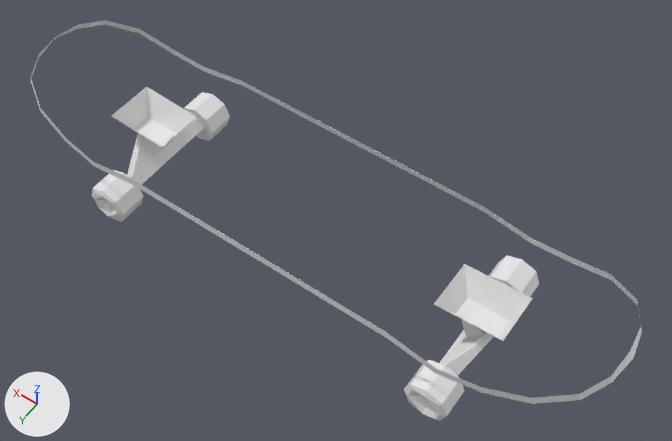
What one commit did to the Blender file models/skateboard.blend.
The view is the same before and after, from a camera (50 mm lens) standing at (-1.32, 1.66, 2.61) and looking at (-0.1, -0.05, -0.07). Lighting does not change. The marker at lower left points along +X, +Y and +Z.

In view in the first picture: 'Trucks', 'Wheels', 'Wood'.
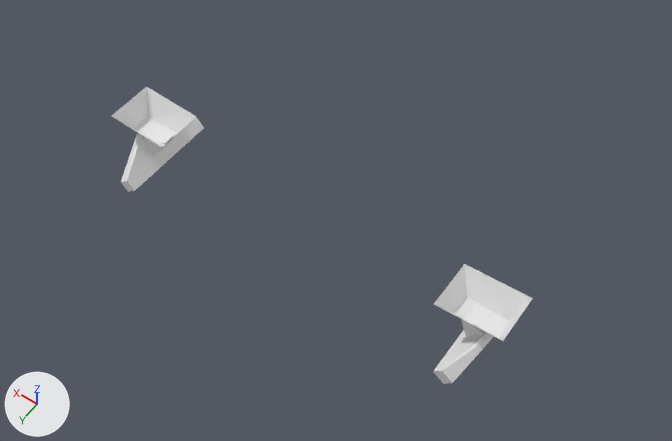
The change in detail:
me_cube_006 is used by ob_trucks; location (0.0, 0.0, 0.0).
me_cube_006 had 66 vertices, 40 faces and spanned x -0.86..0.86, y -0.21..0.21, z -0.24..0.02.
me_cube_006 now has 26 vertices, 17 faces and spans x 0.6..0.86, y -0.21..0.21, z -0.24..0.02.
me_cube_006 part 1: the loose piece of 17 vertices spanning x -0.81..-0.69, y -0.21..0.21, z -0.24..-0.08 is deleted.
Part 2, on me_cube_006:
9 vertices are removed from x 0.67..0.76, y -0.17..0.17, z -0.24..-0.07.
12 faces are deleted.
2 vertices are added at (0.66, -0.03, -0.07), (0.66, 0.03, -0.07).
9 new faces join them.
Object 'Trucks' (ob_trucks) gains a MIRROR modifier named 'Mirror'.
Object 'Wood' (ob_wood) is now hidden.
Object 'Wheels' (ob_wheels) is now hidden.

What differs and where, as boxes [x1, y1, x2, y2] in the pictures (672 x 441 px; the box of a moved part takes in the faces that stretch with it):
'Trucks', reshaped, modifiers changed: before [112, 87, 533, 376]; after [112, 87, 533, 384]
'Wood', hidden: before [31, 20, 642, 404]
'Wheels', hidden: before [92, 92, 539, 421]
part 1 of me_cube_006, deleted: before [440, 330, 494, 376]
part 2 of me_cube_006, moved or reshaped: before [127, 118, 204, 185]; after [121, 118, 494, 383]
